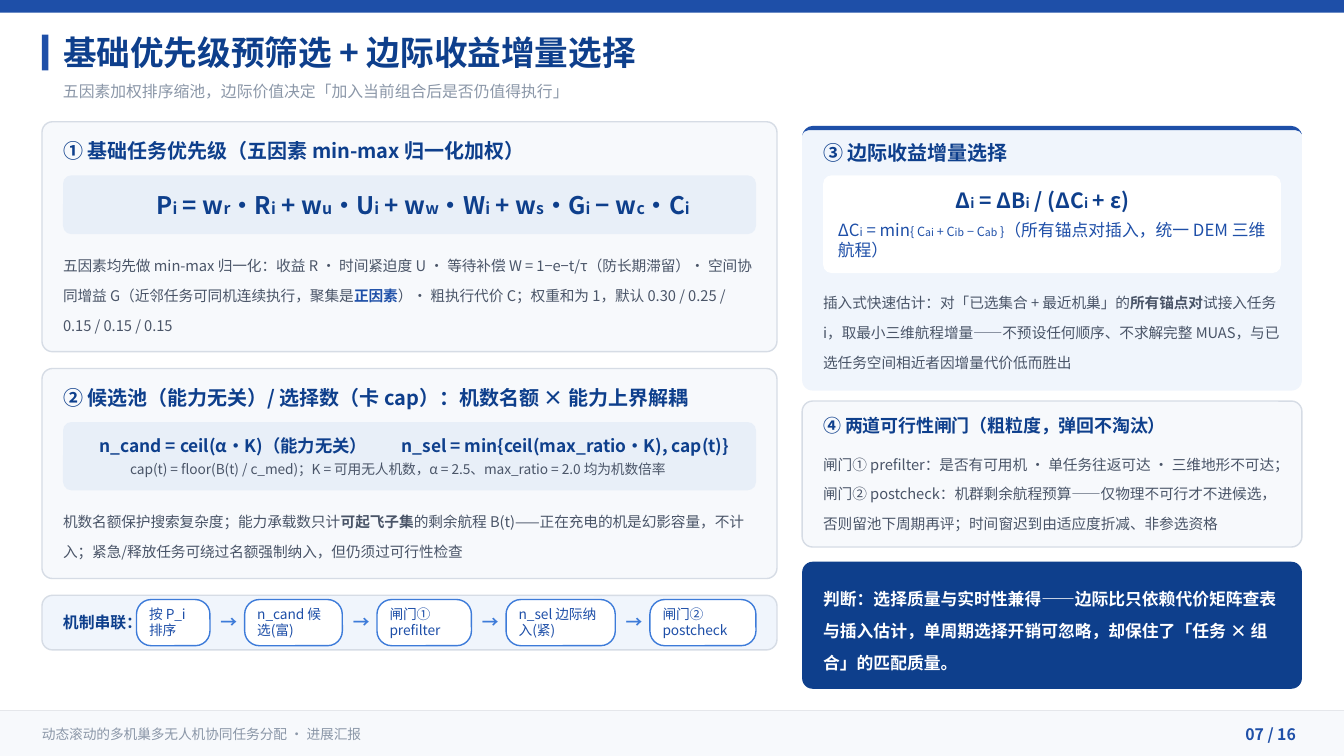
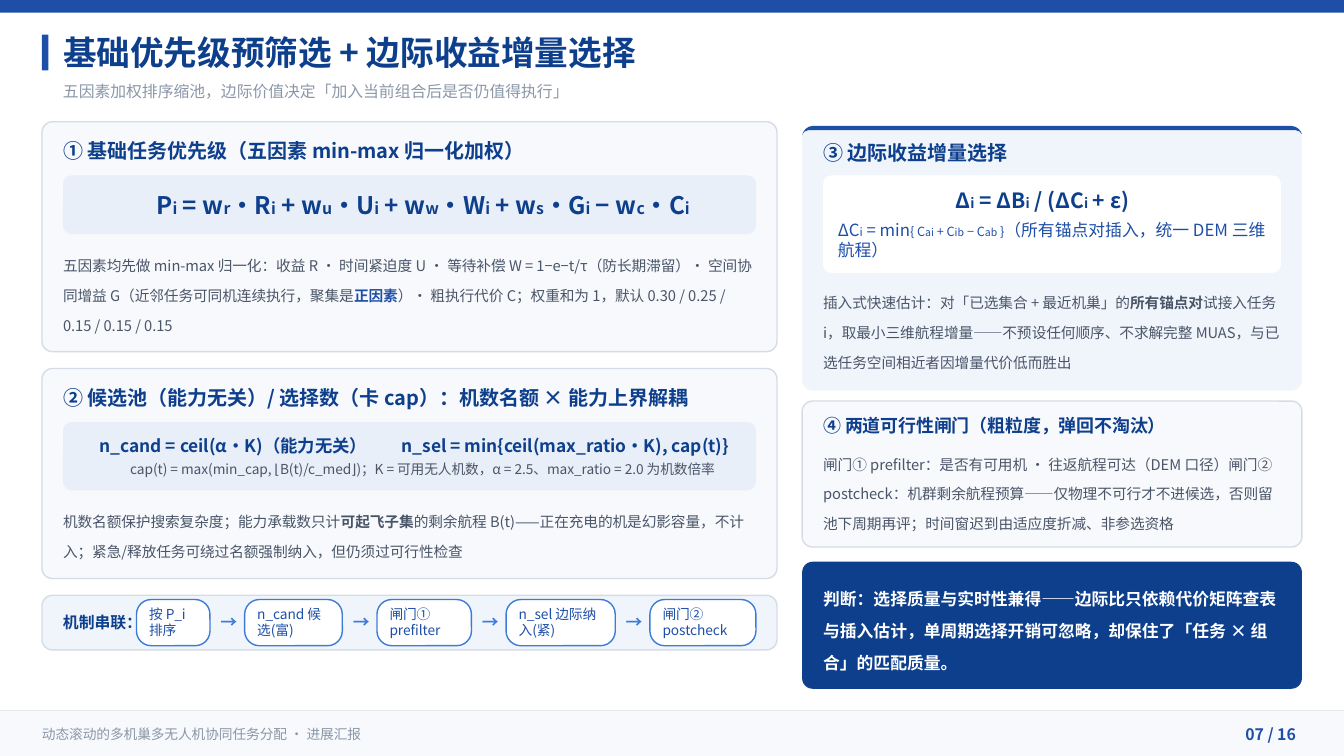
Before and after one commit to 909347194/ExperimentForGraduation, a slide deck: slide 7 of UAV协同任务分配方法-进展汇报/UAV协同任务分配方法-进展汇报.pptx. Drawn at 1344x756 pixels with LibreOffice and Linux fonts; fonts in the diff are those of the drawing. Boxes give left, top, right and bottom in pixels: in the first picture for what was removed or moved away, otherwise in the second. Text is boxed around its words. In the diff, an @@ line names an element or a change of style, - is before the commit and + after.

Commit message:
docs(ppt): 同步方法审查修正——覆盖门禁口径 + 页序/扉页结构修复
- P9 适应度换覆盖门禁主口径（Chapter3_README §4.3 固定表述），big-M 降为消融对照
- 补回 03 章扉页（P8），调正 P9 模型 / P10 DMDE 页序，页脚 02–15 对齐
- P7 cap(t) 公式补 max(min_cap,...)；闸门① 改往返航程（DEM 口径）
- P10 段结构规范化按方案 A 修正（无终止基因）；y=0 卡重写
- P12/P13/P15 实验数据标注口径与出处（10-21 代码口径 / 10-20 N=50/100/200 扫描），
  证据边界补「exp02 现行 10/50/100 与门禁口径待复跑」
- slides/*.slide 源文件同步同一套文案

```diff
--- a/UAV协同任务分配方法-进展汇报/UAV协同任务分配方法-进展汇报.pptx
+++ b/UAV协同任务分配方法-进展汇报/UAV协同任务分配方法-进展汇报.pptx
@@ text at <box>130,462,715,477</box>: text changed @@
-cap(t) = floor(B(t) / c_med)；K = 可用无人机数，α = 2.5、max_ratio = 2.0 均为机数倍率
+cap(t) = max(min_cap, ⌊B(t)/c_med⌋)；K = 可用无人机数，α = 2.5、max_ratio = 2.0 为机数倍率
@@ text at <box>823,457,1273,531</box>: text changed @@
-闸门① prefilter：是否有可用机 · 单任务往返可达 · 三维地形不可达；闸门② postcheck：机群剩余航程预算——仅物理不可行才不进候选，否则留池下周期再评；时间窗迟到由适应度折减、非参选资格
+闸门① prefilter：是否有可用机 · 往返航程可达（DEM 口径）闸门② postcheck：机群剩余航程预算——仅物理不可行才不进候选，否则留池下周期再评；时间窗迟到由适应度折减、非参选资格
```
Also in this commit, not shown: 6 other slides changed, 1 slide added, 7 other files.
